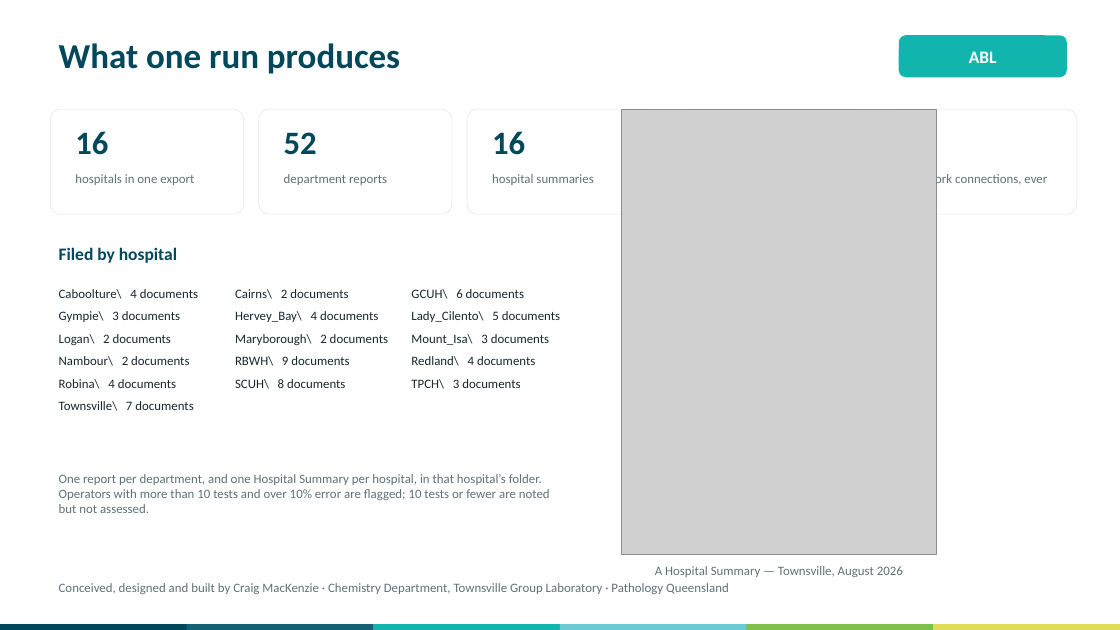
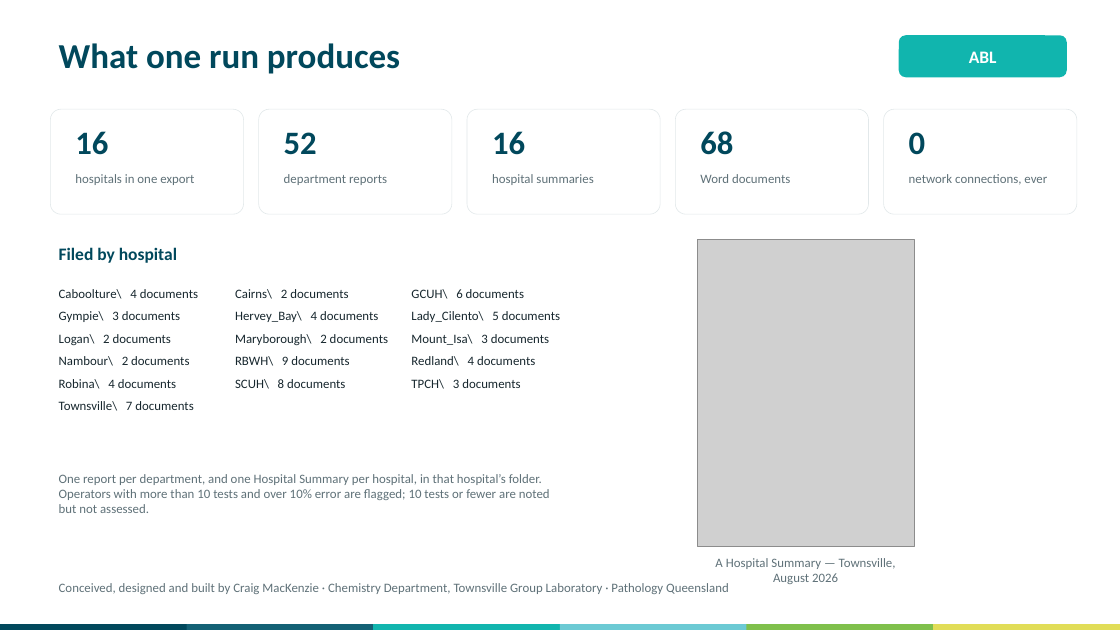
Before and after one commit to swornsealed/Report-app, a slide deck: slide 2 of PQ_Report_Generator_Overview_for_Managers_ABL.pptx. Drawn at 1120x630 pixels with LibreOffice and Linux fonts; fonts in the diff are those of the drawing; grey boxes stand for pictures. Boxes give left, top, right and bottom in pixels: in the first picture for what was removed or moved away, otherwise in the second. Text is boxed around its words. In the diff, an @@ line names an element or a change of style, - is before the commit and + after.

```diff
--- a/PQ_Report_Generator_Overview_for_Managers_ABL.pptx
+++ b/PQ_Report_Generator_Overview_for_Managers_ABL.pptx
@@ text added at box(700, 131, 733, 155), 28 pt, text #01485C, bold @@
+68
@@ text added at box(909, 132, 926, 155), 28 pt, text #01485C, bold @@
+0
@@ text added at box(700, 174, 790, 183), 11 pt, text #5F7178 @@
+Word documents
@@ picture: place and size @@
-picture at box(622, 109, 937, 555)
+picture at box(697, 239, 914, 546)
@@ text "A Hospital Summary — Townsville, ..." rewrapped from box(655, 566, 903, 577) to box(715, 558, 896, 584) @@
```
Also in this commit, not shown: 1 other file.
